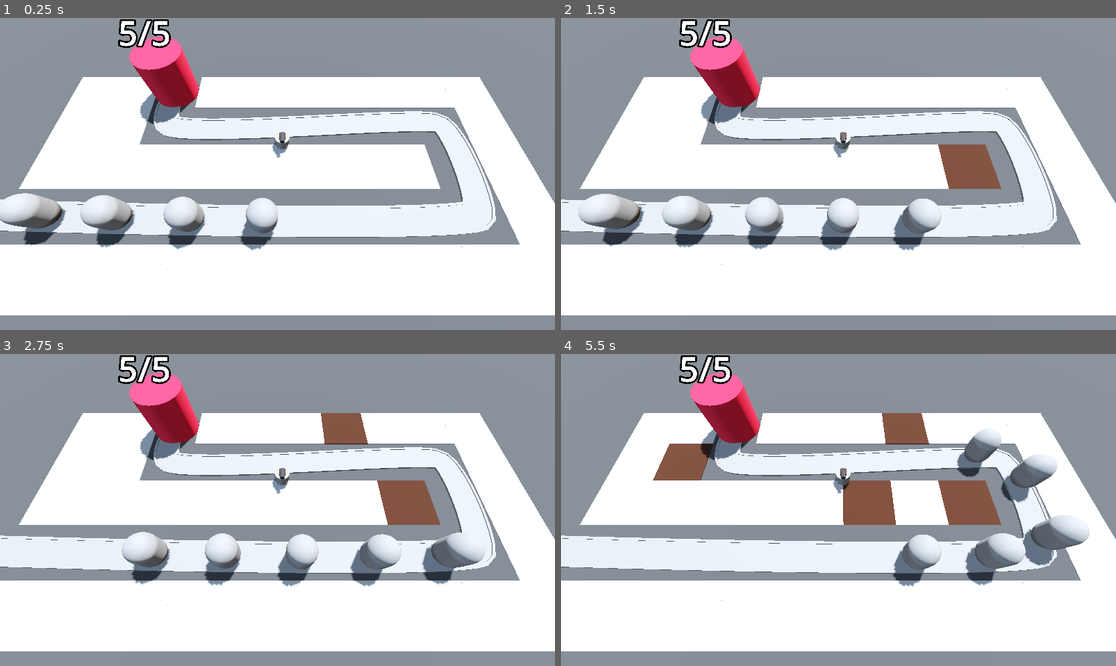
Above: before the commit, frames 1-4 (two rows, left to right).
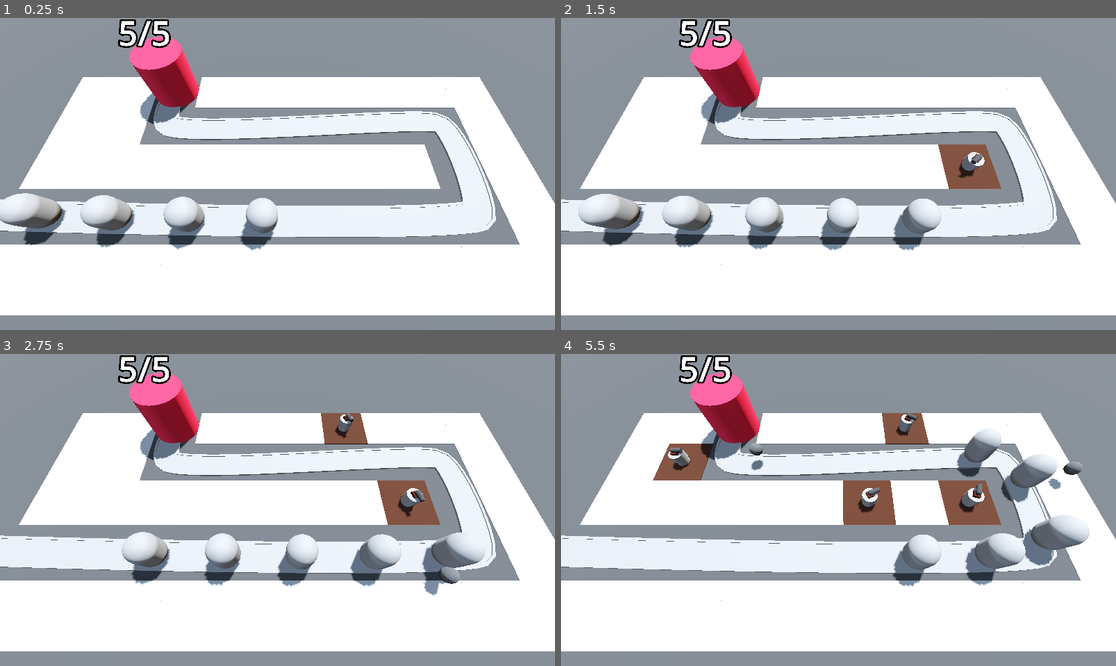
Above: after the commit, the same moments.

Repository: e-cornwell/Barbarian-Blaster
Game: Godot game, scene res://BaseLevel.tscn
Same seed, same stepped clock (60 frames per second), same inputs: the game is played once before the commit and once after it.
Inputs (mouse positions are in pixels of both pictures, inside the frame that each line leads up to):
- Up to frame 1 (0.25 s): no input
- Up to frame 2 (1.5 s): move the mouse to (960, 158) at 0.52 s; press the mouse at (960, 158) at 0.53 s; move the mouse to (727, 189) at 1.27 s; release the mouse at (727, 189) at 1.28 s; click (727, 189) at 1.35 s
- Up to frame 3 (2.75 s): move the mouse to (333, 441) at 2.02 s; press the mouse at (333, 441) at 2.03 s
- Up to frame 4 (5.5 s): move the mouse to (810, 572) at 2.77 s; release the mouse at (810, 572) at 2.78 s; click (810, 572) at 2.85 s; move the mouse to (1005, 556) at 3.52 s; press the mouse at (1005, 556) at 3.53 s; move the mouse to (672, 463) at 4.27 s; release the mouse at (672, 463) at 4.28 s; click (672, 463) at 4.35 s; move the mouse to (866, 510) at 5.02 s; press the mouse at (866, 510) at 5.03 s

The runs differ from the first frame. In frame 1, 0.2% of the frame differs, in the area x 48-53%, y 36-45%; in frame 2, 0.4%; in frame 3, 0.8%; in frame 4, 1.2%, in the area x 19-94%, y 18-52%.

Commit message:
Turrets are aiming at enemies and firing projectiles

Diff:
--- a/BaseLevel.tscn
+++ b/BaseLevel.tscn
@@ -44,9 +44,10 @@
 size = Vector3(100, 2, 100)
 material = SubResource("StandardMaterial3D_lvb7b")
 
-[node name="RayPickerCamera" parent="." node_paths=PackedStringArray("gridmap") instance=ExtResource("1_knq2t")]
+[node name="RayPickerCamera" parent="." node_paths=PackedStringArray("gridmap", "turret_manager") instance=ExtResource("1_knq2t")]
 transform = Transform3D(1, 0, 0, 0, 0.422618, 0.906308, 0, -0.906308, 0.422618, -0.371, 14.5, 9.5)
 gridmap = NodePath("../GridMap")
+turret_manager = NodePath("../TurretManager")
 
 [node name="GridMap" type="GridMap" parent="."]
 mesh_library = ExtResource("1_lvb7b")
@@ -124,6 +125,8 @@
 [node name="Base" parent="." instance=ExtResource("3_o2j4u")]
 transform = Transform3D(1, 0, 0, 0, 1, 0, 0, 0, 1, -10, 0, -6)
 
-[node name="TurretManager" type="Node3D" parent="."]
+[node name="TurretManager" type="Node3D" parent="." node_paths=PackedStringArray("enemy_path")]
+transform = Transform3D(0.707107, 0, -0.707107, 0, 1, 0, 0.707107, 0, 0.707107, 0, 0, 0)
 script = ExtResource("5_cwwxe")
 turret = ExtResource("6_ufkdr")
+enemy_path = NodePath("../Path3D")
--- a/RayPickerCamera/ray_picker_camera.gd
+++ b/RayPickerCamera/ray_picker_camera.gd
@@ -1,6 +1,7 @@
 extends Camera3D
 
 @export var gridmap: GridMap
+@export var turret_manager: Node3D
 
 @onready var ray_cast_3d: RayCast3D = $RayCast3D
 
@@ -21,5 +22,7 @@
 				var cell = gridmap.local_to_map(collision_point)
 				if gridmap.get_cell_item(cell) == 0:
 					gridmap.set_cell_item(cell, 1)
+					var tile_position = gridmap.map_to_local(cell)
+					turret_manager.build_turret(tile_position)
 	else:
 		Input.set_default_cursor_shape(Input.CURSOR_ARROW)
--- /dev/null
+++ b/Turret/projectile.gd
@@ -0,0 +1,13 @@
+extends Area3D
+
+var direction := Vector3.FORWARD
+
+@export var speed := 30.0
+
+
+func _physics_process(delta: float) -> void:
+	position += direction * speed * delta
+
+
+func _on_timer_timeout() -> void:
+	queue_free()
--- /dev/null
+++ b/Turret/projectile.tscn
@@ -0,0 +1,28 @@
+[gd_scene load_steps=5 format=3 uid="uid://dydsda3mmoqp6"]
+
+[ext_resource type="Script" uid="uid://c51rb0th8t4d4" path="res://Turret/projectile.gd" id="1_sxav3"]
+
+[sub_resource type="StandardMaterial3D" id="StandardMaterial3D_tp1dm"]
+albedo_color = Color(0.321728, 0.321728, 0.321728, 1)
+
+[sub_resource type="SphereMesh" id="SphereMesh_sxav3"]
+material = SubResource("StandardMaterial3D_tp1dm")
+
+[sub_resource type="SphereShape3D" id="SphereShape3D_3nq0t"]
+
+[node name="Projectile" type="Area3D"]
+top_level = true
+script = ExtResource("1_sxav3")
+
+[node name="MeshInstance3D" type="MeshInstance3D" parent="."]
+mesh = SubResource("SphereMesh_sxav3")
+
+[node name="CollisionShape3D" type="CollisionShape3D" parent="."]
+shape = SubResource("SphereShape3D_3nq0t")
+
+[node name="Timer" type="Timer" parent="."]
+wait_time = 2.0
+one_shot = true
+autostart = true
+
+[connection signal="timeout" from="Timer" to="." method="_on_timer_timeout"]
--- /dev/null
+++ b/Turret/turret.gd
@@ -0,0 +1,18 @@
+extends Node3D
+
+@export var projectile: PackedScene
+
+var enemy_path: Path3D
+
+@onready var cannon_front: MeshInstance3D = $TurretBase/TurretTop/CannonBase/CannonFront
+
+func _physics_process(delta: float) -> void:
+	var enemy = enemy_path.get_children().back()
+	look_at(enemy.global_position, Vector3.UP, true)
+
+
+func _on_timer_timeout() -> void:
+	var shot = projectile.instantiate()
+	add_child(shot)
+	shot.global_position = cannon_front.global_position
+	shot.direction = global_transform.basis.z
--- a/Turret/turret.tscn
+++ b/Turret/turret.tscn
@@ -1,4 +1,7 @@
-[gd_scene load_steps=9 format=3 uid="uid://dwin256y60208"]
+[gd_scene load_steps=11 format=3 uid="uid://dwin256y60208"]
+
+[ext_resource type="Script" uid="uid://dwjqdj4sbc7bq" path="res://Turret/turret.gd" id="1_5kpma"]
+[ext_resource type="PackedScene" uid="uid://dydsda3mmoqp6" path="res://Turret/projectile.tscn" id="2_djkev"]
 
 [sub_resource type="CylinderMesh" id="CylinderMesh_cb20n"]
 height = 1.0
@@ -33,6 +36,8 @@
 height = 0.4
 
 [node name="Turret" type="Node3D"]
+script = ExtResource("1_5kpma")
+projectile = ExtResource("2_djkev")
 
 [node name="TurretBase" type="MeshInstance3D" parent="."]
 transform = Transform3D(1, 0, 0, 0, 1, 0, 0, 0, 1, 0, 0.5, 0)
@@ -54,3 +59,8 @@
 [node name="CannonBack" type="MeshInstance3D" parent="TurretBase/TurretTop/CannonBase/CannonFront"]
 transform = Transform3D(1, 0, 0, 0, 1, 0, 0, 0, 1, 0, -0.341015, 0)
 mesh = SubResource("SphereMesh_ttsi1")
+
+[node name="Timer" type="Timer" parent="."]
+autostart = true
+
+[connection signal="timeout" from="Timer" to="." method="_on_timer_timeout"]
--- a/turret_manager.gd
+++ b/turret_manager.gd
@@ -1,7 +1,10 @@
 extends Node3D
 
 @export var turret: PackedScene
-# Called when the node enters the scene tree for the first time.
-func _ready() -> void:
+@export var enemy_path = Path3D
+
+func build_turret(turret_position: Vector3) -> void:
 	var new_turret = turret.instantiate()
 	add_child(new_turret)
+	new_turret.global_position = turret_position
+	new_turret.enemy_path = enemy_path
Not shown, added: Turret/projectile.gd.uid
Not shown, added: Turret/turret.gd.uid
